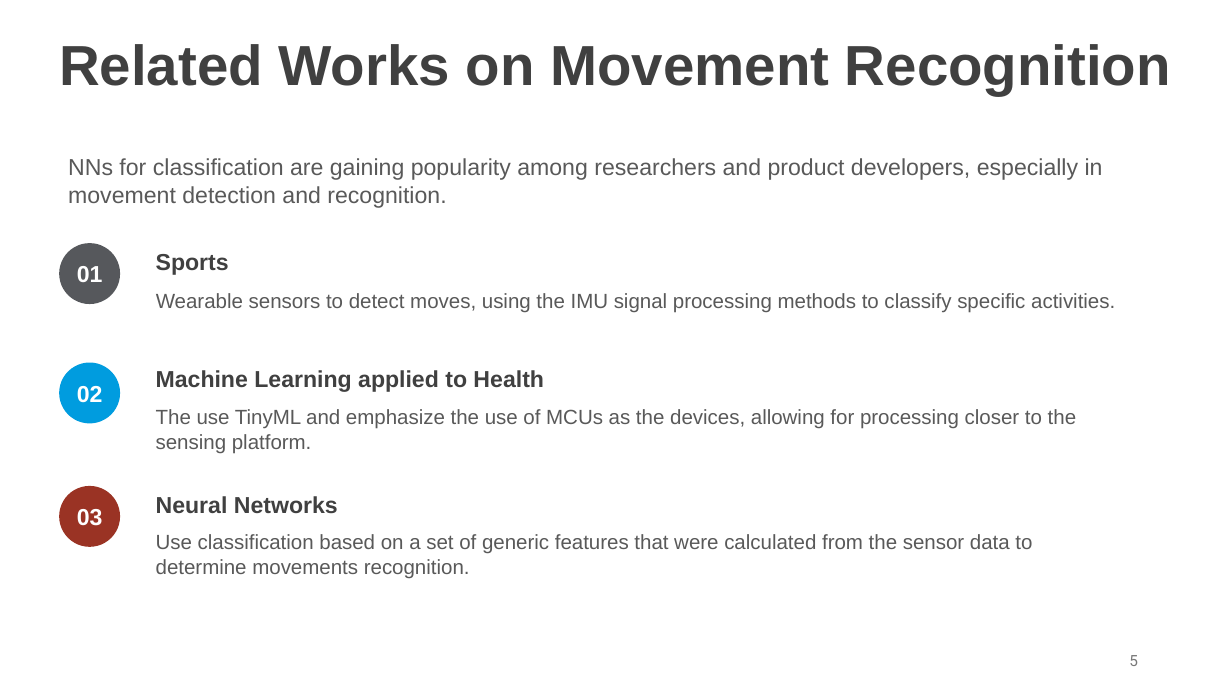
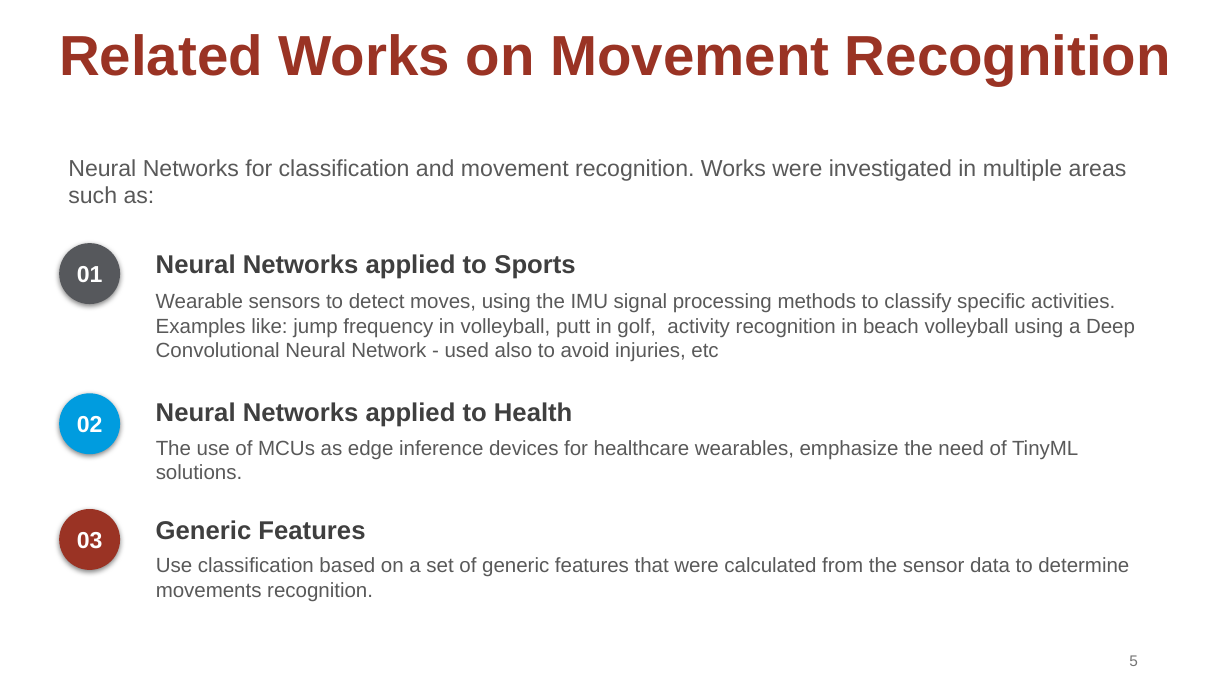
Before and after one commit to osduarte/TESE-MEIC-2324, a slide deck: slide 5 of Relatório intermédio/Apresentação intermédia da TESE_v3.pptx. Drawn at 1232x693 pixels with LibreOffice and Linux fonts; fonts in the diff are those of the drawing. Boxes give left, top, right and bottom in pixels: in the first picture for what was removed or moved away, otherwise in the second. Text is boxed around its words. In the diff, an @@ line names an element or a change of style, - is before the commit and + after.

Commit message:
Final presentation
Final presentation

```diff
--- a/Relatório intermédio/Apresentação intermédia da TESE_v3.pptx
+++ b/Relatório intermédio/Apresentação intermédia da TESE_v3.pptx
@@ title "Related Works on Movement Recognition" at (59,34,1171,86): text colour #404040 to #9A3324 @@
@@ text at (68,159,1127,203): text changed @@
-NNs for classification are gaining popularity among researchers and product developers, especially in movement detection and recognition.
+Neural Networks for classification and movement recognition. Works were investigated in multiple areas such as:
@@ text at (156,254,575,279): text changed; size 18 to 20 pt; text colour #404040 to #3F3F3F @@
-Sports
+Neural Networks applied to Sports
@@ text at (156,293,1135,362): text changed @@
-Wearable sensors to detect moves, using the IMU signal processing methods to classify specific activities.
+Wearable sensors to detect moves, using the IMU signal processing methods to classify specific activities. Examples like: jump frequency in volleyball, putt in golf, activity recognition in beach volleyball using a Deep Convolutional Neural Network - used also to avoid injuries, etc
@@ shadow on in 3 elements at (59,243,120,304), (59,509,120,570), (59,394,120,455) @@
@@ ellipse "02": place and size @@
-ellipse "02" at (59,362,120,423)
+ellipse "02" at (59,394,120,455)
@@ text at (156,402,572,427): text changed; size 18 to 20 pt; text colour #404040 to #3F3F3F @@
-Machine Learning applied to Health
+Neural Networks applied to Health
@@ text at (156,440,1078,479): text changed @@
-The use TinyML and emphasize the use of MCUs as the devices, allowing for processing closer to the sensing platform.
+The use of MCUs as edge inference devices for healthcare wearables, emphasize the need of TinyML solutions.
@@ ellipse "03": place and size @@
-ellipse "03" at (59,486,120,547)
+ellipse "03" at (59,509,120,570)
@@ text removed at (156,496,338,513) @@
-Neural Networks
@@ text added at (156,520,365,540), 20 pt, text #3F3F3F, bold @@
+Generic Features
@@ text "Use classification based on a ..." rewrapped from (156,534,1032,578) to (156,557,1129,602) @@
@@ page number at (1129,655,1138,666): font Roboto to Arial, text colour #797979 to #757575 @@
```
Also in this commit, not shown: 14 other slides changed, 4 slides added, 1 slide removed, 3 other files.
